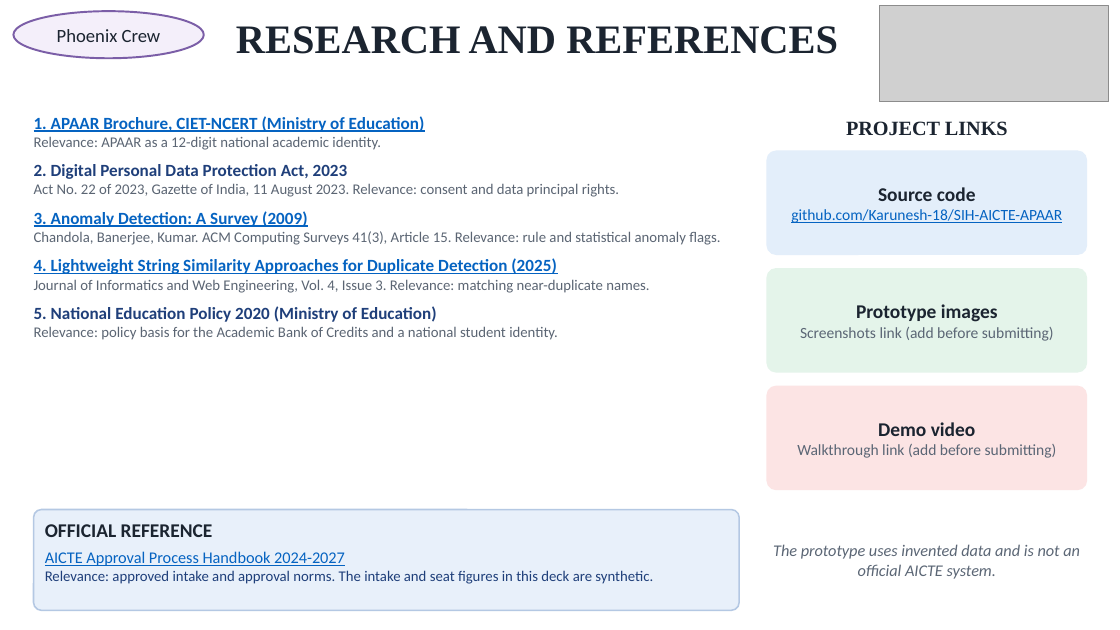
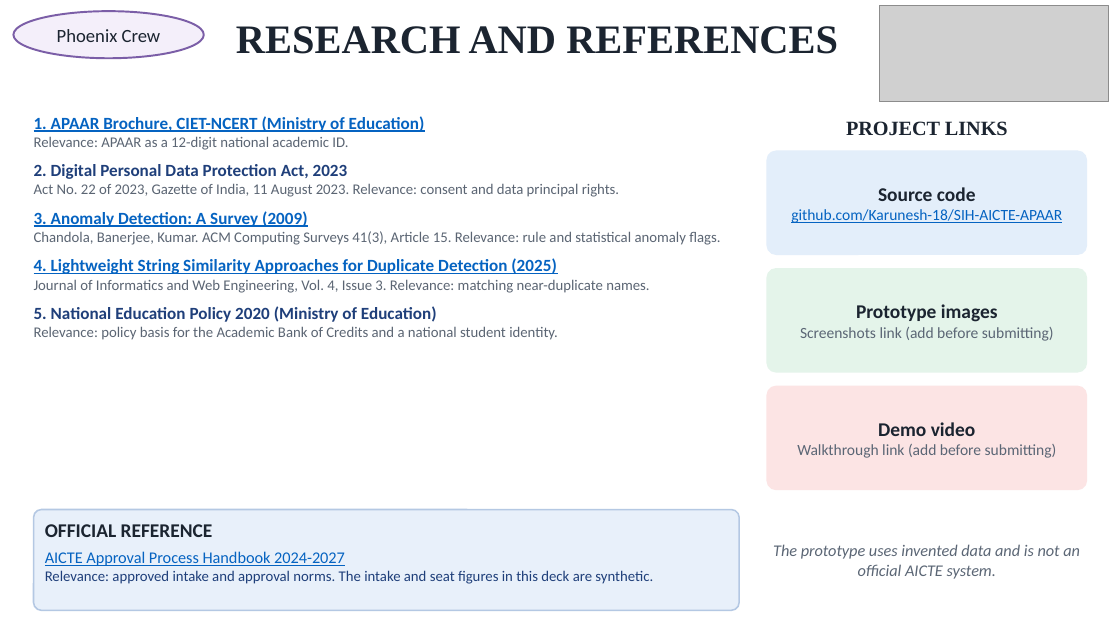
Before and after one commit to Karunesh-18/SIH-AICTE-APAAR, a slide deck: slide 6 of Waymark APAAR SIH 2026 - 6pg.pptx. Drawn at 1120x630 pixels with LibreOffice and Linux fonts; fonts in the diff are those of the drawing; grey boxes stand for pictures. Boxes give left, top, right and bottom in pixels: in the first picture for what was removed or moved away, otherwise in the second. Text is boxed around its words. In the diff, an @@ line names an element or a change of style, - is before the commit and + after.

```diff
--- a/Waymark APAAR SIH 2026 - 6pg.pptx
+++ b/Waymark APAAR SIH 2026 - 6pg.pptx
@@ text at [34,136,348,150]: text changed @@
-Relevance: APAAR as a 12-digit national academic identity.
+Relevance: APAAR as a 12-digit national academic ID.
```
Also in this commit, not shown: 4 other slides changed, 2 other files.
